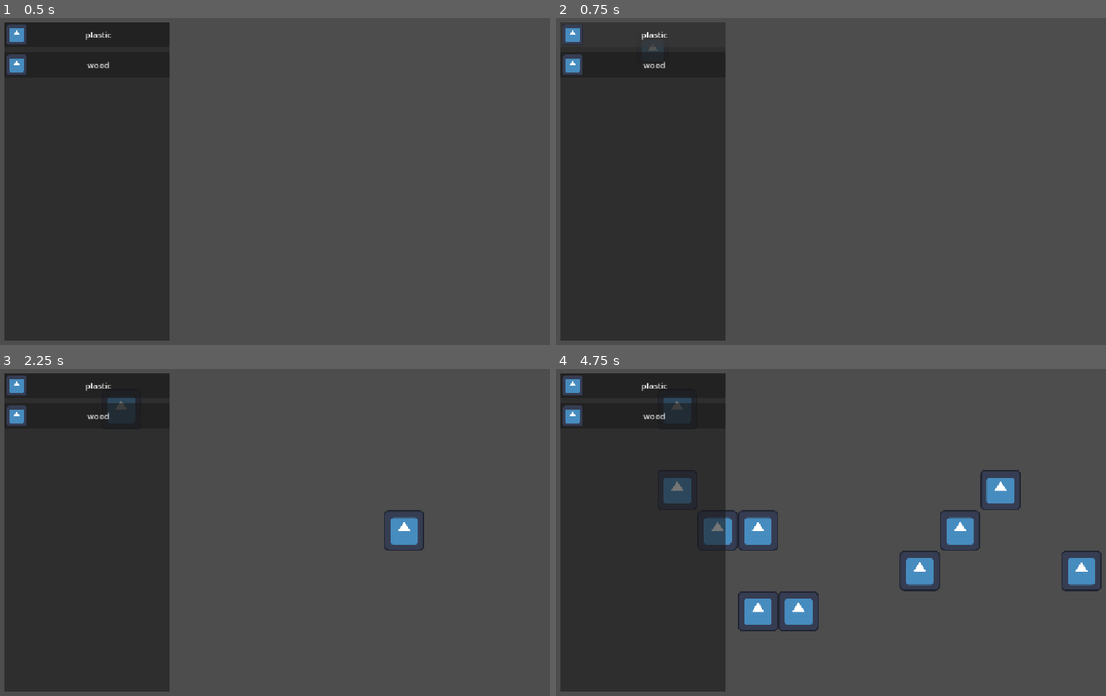
Above: before the commit, frames 1-4 (two rows, left to right).
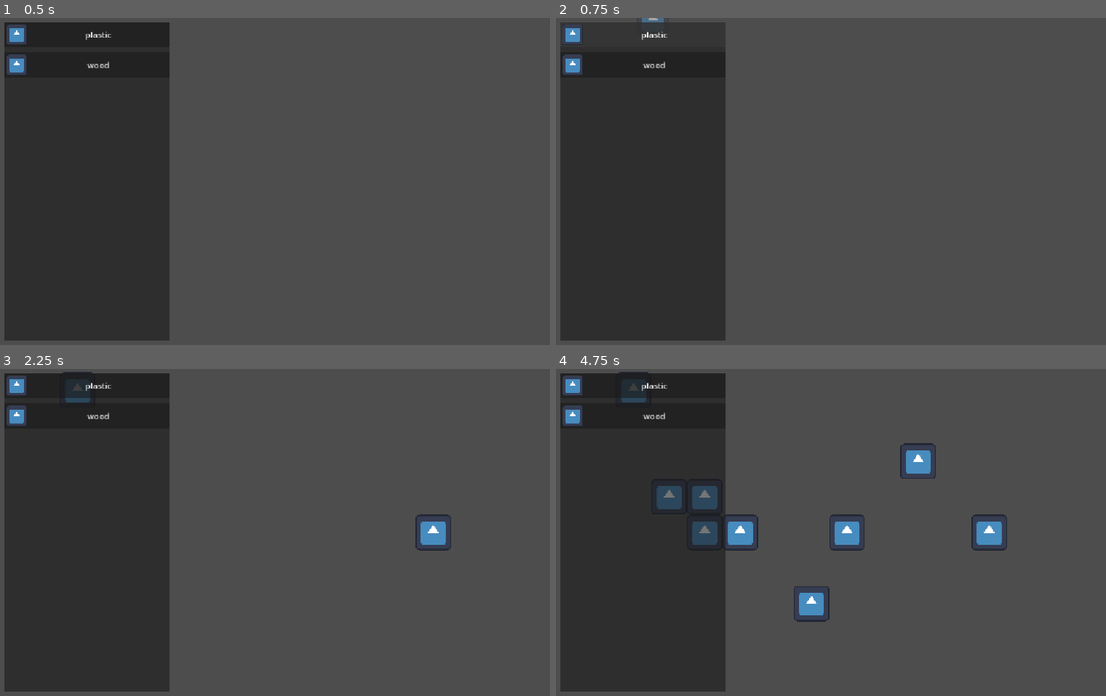
Above: after the commit, the same moments.

Repository: helladecimal/rube
Game: Godot game, scene res://scenes/editor.tscn
Same seed, same stepped clock (60 frames per second), same inputs: the game is played once before the commit and once after it. The engine's default icon, where the game draws it, is replaced by a stand-in: a white triangle on a blue panel in a dark square.
Inputs (mouse positions are in pixels of both pictures, inside the frame that each line leads up to):
- Up to frame 1 (0.5 s): no input
- Up to frame 2 (0.75 s): click "plastic" at 0.5 s
- Up to frame 3 (2.25 s): click "wood" at 1.25 s; tap Enter at 2 s; move the mouse to (418, 516) at 2.02 s; hold Right from 2.03 s (still down); tap Mouse wheel up (Zoom In) at 2.1 s; click (418, 516) at 2.17 s
- Up to frame 4 (4.75 s): tap Mouse wheel down (Zoom Out) at 2.3 s; release Right at 2.75 s; tap Space at 2.75, 4.25 s; drag from (732, 548) to (974, 529) at 2.77 s; tap Enter at 3.5 s; move the mouse to (902, 460) at 3.52 s; hold Right 3.53-4.25 s; hold Middle mouse button (Pan, bound only after the commit) 3.53-4.25 s; click (902, 460) at 3.67 s; tap Mouse wheel up (Zoom In) at 3.8 s; drag from (820, 597) to (671, 483) at 4.27 s

Frame 1 is identical in both runs. In frame 2, less than 0.1% of the frame differs, in the area x 15-20%, y 0-10%; in frame 3, 1.1%; in frame 4, 6.4%, in the area x 11-100%, y 0-81%.

Commit message:
add panning

Diff:
--- a/project.godot
+++ b/project.godot
@@ -46,6 +46,11 @@
 "events": [Object(InputEventMouseButton,"resource_local_to_scene":false,"resource_name":"","device":-1,"window_id":0,"a …(258 unchanged characters)…
 ]
 }
+Pan={
+"deadzone": 0.2,
+"events": [Object(InputEventMouseButton,"resource_local_to_scene":false,"resource_name":"","device":-1,"window_id":0,"alt_pressed":false,"shift_pressed":false,"ctrl_pressed":false,"meta_pressed":false,"button_mask":4,"position":Vector2(143, 10),"global_position":Vector2(152, 58),"factor":1.0,"button_index":3,"canceled":false,"pressed":true,"double_click":false,"script":null)
+]
+}
 
 [physics]
 
--- a/scenes/editor.gd
+++ b/scenes/editor.gd
@@ -78,9 +78,11 @@
 		is_dragging = false
 
 	if Input.is_action_just_pressed("Zoom In"):
-		cam.zoom += Vector2(0.25, 0.25)
+		cam.zoom += Vector2(0.1, 0.1)
+
 	if Input.is_action_just_pressed("Zoom Out"):
-		cam.zoom -= Vector2(0.25, 0.25)
+
+		cam.zoom -= Vector2(0.1, 0.1)
 
 		#selected = Block.BlockType.none
 	col_check.position = Vector2(
@@ -99,3 +101,5 @@
 		for i in 10:
 			if input.pressed == true and input.keycode == KEY_0 + i:
 				selected = i
+	if input is InputEventMouseMotion and Input.is_action_pressed("Pan"):
+		cam.position -= input.relative/cam.zoom
--- a/scenes/editor.tscn
+++ b/scenes/editor.tscn
@@ -19,7 +19,6 @@
 shape = SubResource("RectangleShape2D_yf5fn")
 
 [node name="Camera2D" type="Camera2D" parent="Editor" unique_id=191940169]
-anchor_mode = 0
 
 [node name="PlaceDebounce" type="Timer" parent="Editor" unique_id=936457422]
 wait_time = 0.15
